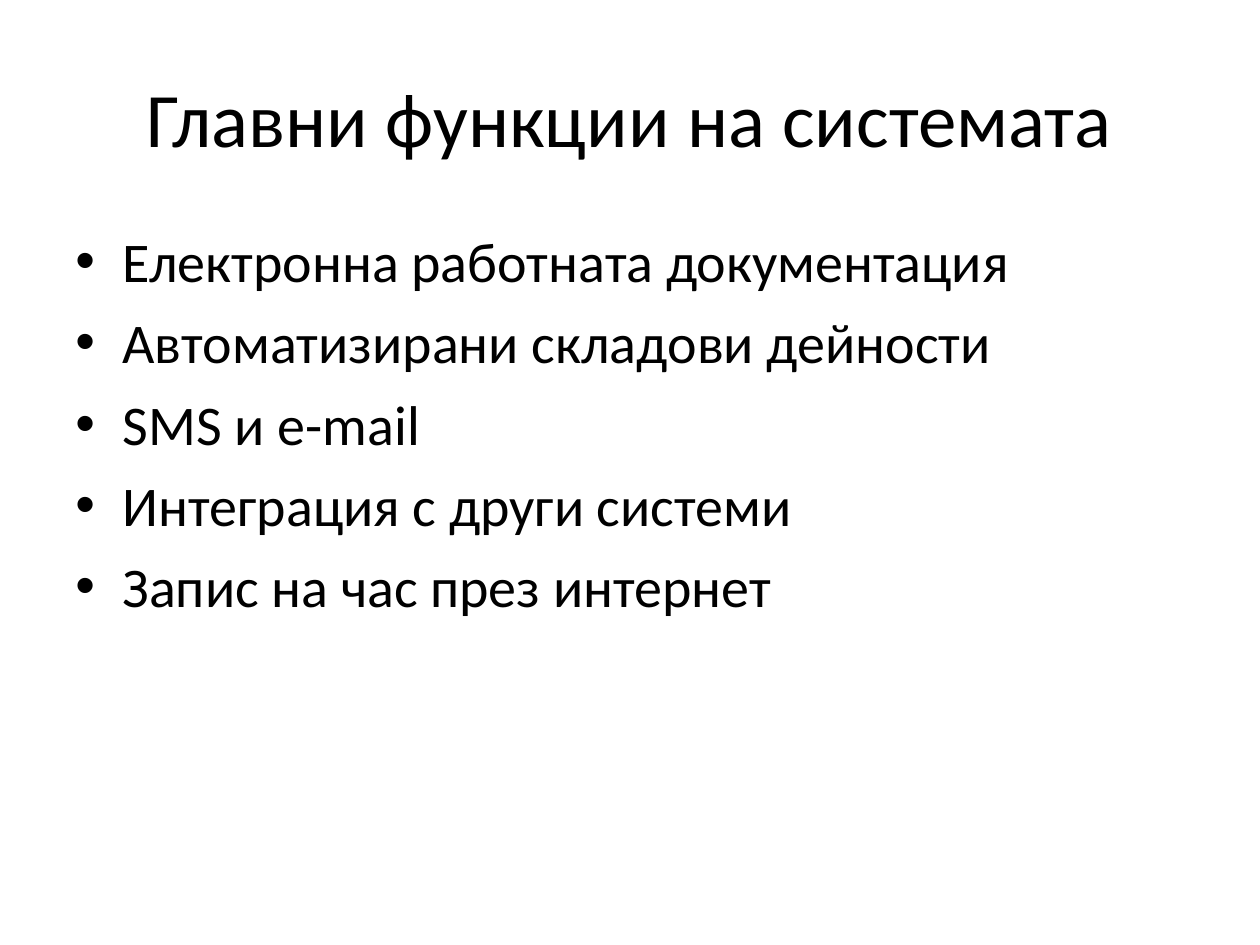
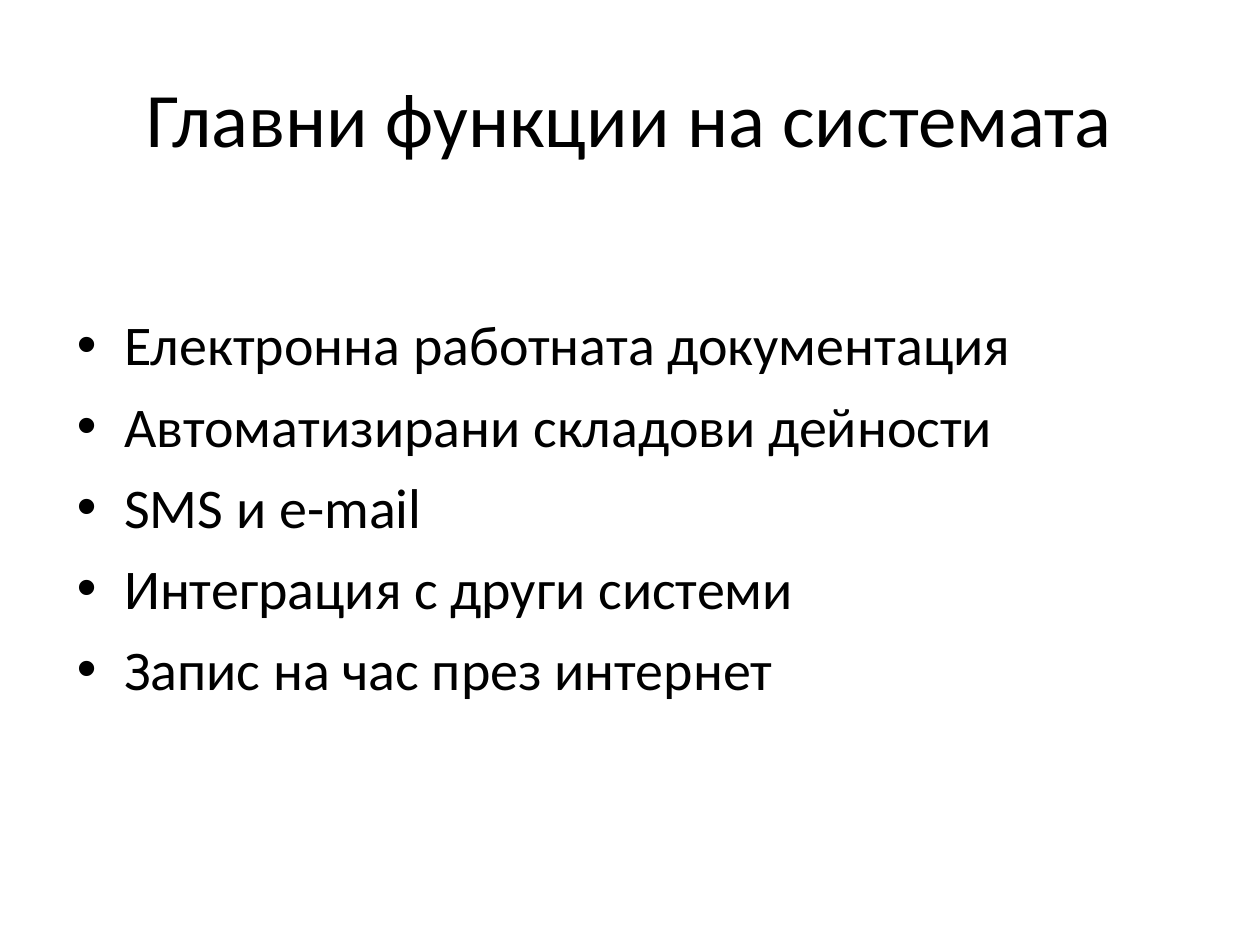
Before and after one commit to jasimcse/team2-strawberry, a slide deck: slide 3 of prezentaciq/venci.ppt. Drawn at 1260x945 pixels with LibreOffice and Linux fonts; fonts in the diff are those of the drawing. Boxes give left, top, right and bottom in pixels: in the first picture for what was removed or moved away, otherwise in the second. Text is boxed around its words. In the diff, an @@ line names an element or a change of style, - is before the commit and + after.

```diff
--- a/prezentaciq/venci.ppt
+++ b/prezentaciq/venci.ppt
@@ text "Електронна работната документация": place and size @@
-text "Електронна работната документация" at box(123, 244, 1008, 616)
+text "Електронна работната документация" at box(124, 327, 1010, 699)
```
Also in this commit, not shown: 8 other slides changed, 20 slides added, 4 slides removed.
